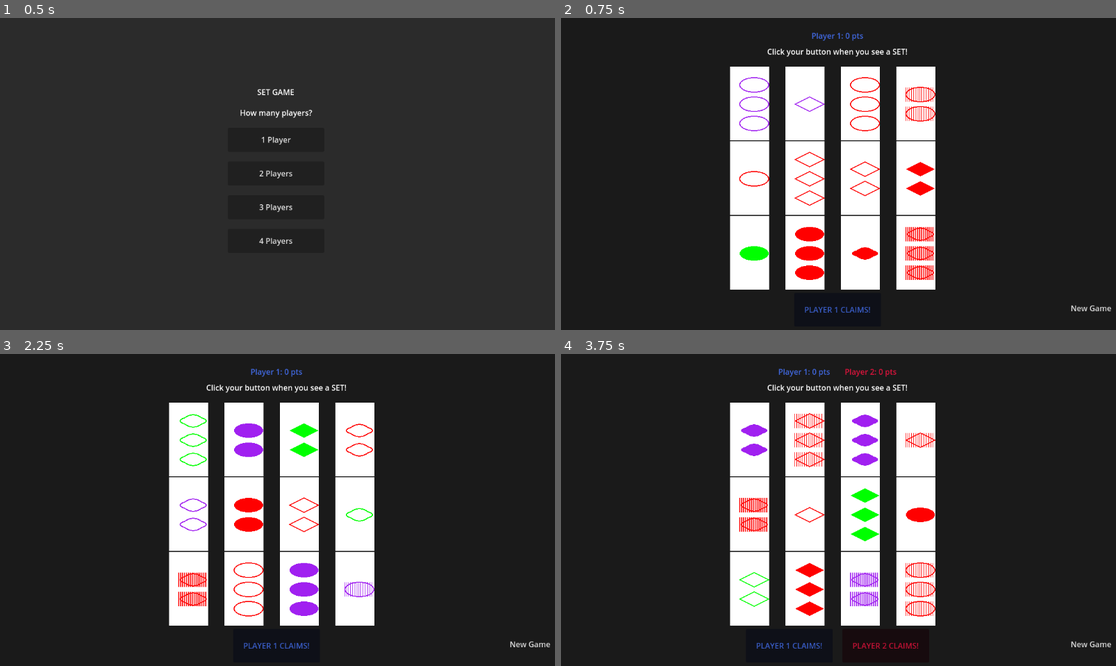
Above: before the commit, frames 1-4 (two rows, left to right).
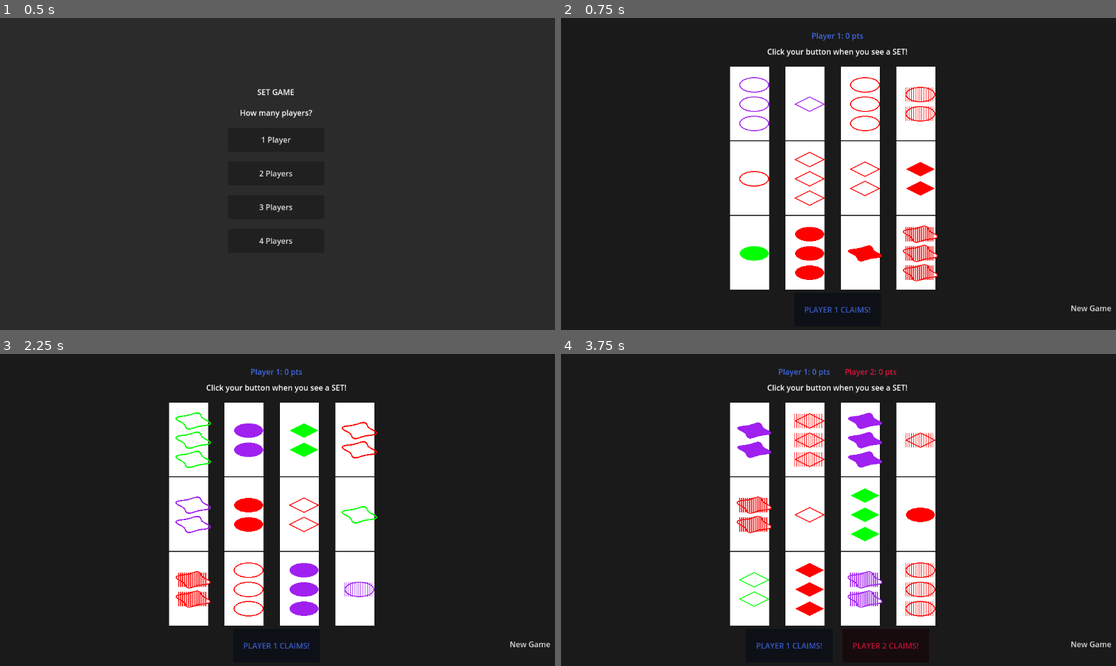
Above: after the commit, the same moments.

Repository: LucasHT22/set
Game: Godot game, scene res://scenes/player_select.tscn
Same seed, same stepped clock (60 frames per second), same inputs: the game is played once before the commit and once after it.
Inputs:
- Up to frame 1 (0.5 s): no input
- Up to frame 2 (0.75 s): click "1 Player" at 0.5 s
- Up to frame 3 (2.25 s): click "New Game" at 1.25 s; click "1 Player" at 2 s
- Up to frame 4 (3.75 s): click "New Game" at 2.75 s; click "2 Players" at 3.5 s

Frame 1 is identical in both runs. In frame 2, 0.3% of the frame differs, in the area x 51-68%, y 66-85%; in frame 3, 0.9%, in the area x 31-68%, y 18-82%; in frame 4, 0.7%.

Commit message:
new try squggle

Diff:
--- a/scripts/shape_drawer.gd
+++ b/scripts/shape_drawer.gd
@@ -82,49 +82,25 @@
 
 func draw_squiggle_shape(rect: Rect2, color: Color, shading_type):
 	var points = PackedVector2Array()
+	var center = rect.position + rect.size / 2
 
-	var left_x = rect.position.x
-	var right_x = rect.position.x + rect.size.x
-	var top_y = rect.position.y
-	var bottom_y = rect.position.y + rect.size.y
-	var mid_y = rect.position.y + rect.size.y / 2
+	var num_points = 60
 
-	var p0 = Vector2(left_x + rect.size.x * 0.2, top_y + rect.size.y * 0.3)
-	var p1 = Vector2(left_x + rect.size.x * 0.4, top_y)
-	var p2 = Vector2(right_x - rect.size.x * 0.4, top_y)
-	var p3 = Vector2(right_x - rect.size.x * 0.2, top_y + rect.size.y * 0.3)
+	for i in range(num_points):
+		var angle = (i * TAU) / num_points
 
-	var steps = 20
-	for i in range(steps + 1):
-		var t = float(i) / steps
-		points.append(bezier_cubic(p0, p1, p2, p3, t))
+		var base_radius_x = rect.size.x / 2
+		var base_radius_y = rect.size.y / 2
 
-	var r0 = p3
-	var r1 = Vector2(right_x, mid_y - rect.size.y * 0.1)
-	var r2 = Vector2(right_x, mid_y + rect.size.y * 0.1)
-	var r3 = Vector2(right_x - rect.size.x * 0.2, bottom_y - rect.size.y * 0.3)
+		var wave1 = sin(angle * 2) * 0.25
+		var wave2 = sin(angle * 4) * 0.1
 
-	for i in range(1, steps + 1):
-		var t = float(i) / steps
-		points.append(bezier_cubic(r0, r1, r2, r3, t))
+		var radius_x = base_radius_x * (1.0 + wave1 + wave2)
+		var radius_y = base_radius_y * (1.0 - wave1 * 0.5 + wave2)
 
-	var b0 = r3
-	var b1 = Vector2(right_x - rect.size.x * 0.4, bottom_y)
-	var b2 = Vector2(left_x + rect.size.x * 0.4, bottom_y)
-	var b3 = Vector2(left_x + rect.size.x * 0.2, bottom_y - rect.size.y * 0.3)
-
-	for i in range(1, steps + 1):
-		var t = float(i) / steps
-		points.append(bezier_cubic(b0, b1, b2, b3, t))
-
-	var l0 = b3
-	var l1 = Vector2(left_x, mid_y + rect.size.y * 0.1)
-	var l2 = Vector2(left_x, mid_y - rect.size.y * 0.1)
-	var l3 = p0
-
-	for i in range(1, steps):
-		var t = float(i) / steps
-		points.append(bezier_cubic(l0, l1, l2, l3, t))
+		var x = center.x + cos(angle) * radius_x
+		var y = center.y + sin(angle) * radius_y
+		points.append(Vector2(x, y))
 
 	match shading_type:
 		0:
@@ -135,18 +111,4 @@
 				draw_line(Vector2(x, rect.position.y), Vector2(x, rect.position.y + rect.size.y), color, 1.5)
 			draw_polyline(points + PackedVector2Array([points[0]]), color, 2.0)
 		2:
-			draw_polyline(points + PackedVector2Array([points[0]]), color, 2.0)
-
-func bezier_cubic(p0: Vector2, p1: Vector2, p2: Vector2, p3: Vector2, t: float) -> Vector2:
-	var u = 1.0 - t
-	var tt = t * t
-	var uu = u * u
-	var uuu = uu * u
-	var ttt = tt * t
-
-	var point = uuu * p0
-	point += 3 * uu * t * p1
-	point += 3 * u * tt * p2
-	point += ttt * p3
-
-	return point
+			draw_polyline(points + PackedVector2Array([points[0]]), color, 2.5)
